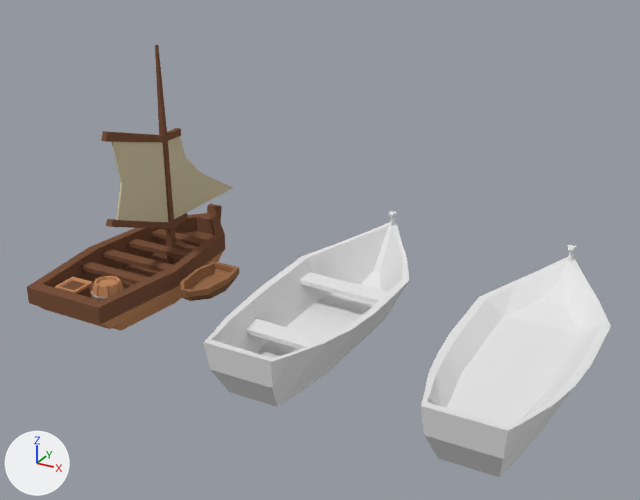
A saved change to the Blender file Models/Blend/Misc/Boat.blend.
Rendered twice from a camera (50 mm lens) standing at (5.16, -5.76, 3.53) and looking at (1.88, 0.2, 0.55). Arrows for +X, +Y and +Z are at lower left; the lights stay in place.

Names of what the first picture shows: 'Boat', 'Cylinder.007_Cylinder.001', 'Cylinder.007_Cylinder.019', 'Sail'.
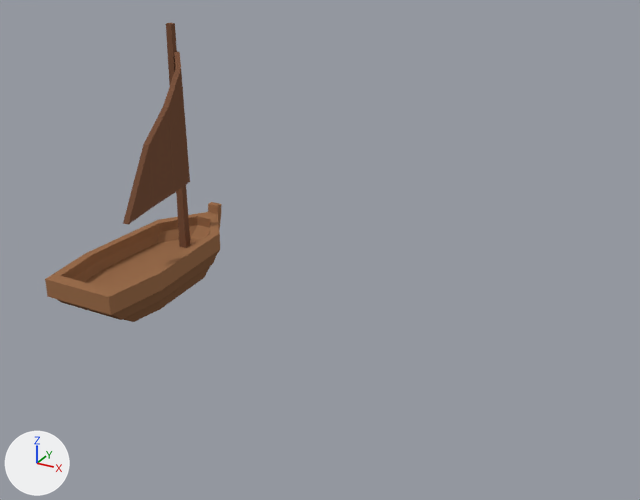
Changed parts and their boxes (x1, y1, x2, y2) in the pictures (640 x 500 px):
'Cylinder.007_Cylinder.019', deleted
    before: (421, 245, 611, 477)
'Sail', deleted (brown)
    before: (27, 45, 233, 331)
    faces in mat_darkwood_001 (brown #7a543f): (27, 45, 225, 324)
    faces in mat_sail (beige #cfc3a2): (111, 136, 233, 222)
    faces in mat_lightwood_001 (orange #c38b62): (39, 249, 225, 331)
'Cylinder.007_Cylinder.001', deleted
    before: (203, 211, 409, 407)
'Boat', reshaped, moved, turned, rescaled, modifiers changed
    before: (180, 261, 240, 301)
    after: (45, 23, 222, 322)
part 1 of me_cube_002, added (brown)
    after: (123, 23, 191, 248)
part 2 of me_cube_002, built on
    before: (181, 262, 240, 299)
    after: (46, 216, 220, 322)

Patch to the scene script:
```diff
--- a/Models/Blend/Misc/Boat.blend.py
+++ b/Models/Blend/Misc/Boat.blend.py
@@ me_cube_002 @@
 # used by ob_boat; location = (0.821, 0.0, 0.0)
-me_cube_002.from_pydata(...)  # 88 vertices, 86 faces; spans x -0.182..0.182, y -0.327..0.341, z -0.002..0.155
+me_cube_002.from_pydata(...)  # 142 vertices, 140 faces; spans x -0.169..0.169, y -0.327..0.341, z -0.002..0.768
+# me_cube_002 part 1: a new loose piece of 36 vertices spanning x -0.124..0.017, y -0.16..0.18, z 0.044..0.768, in mat_darkwood_001 (brown #7a543f)
+# me_cube_002 part 2
+# 14 faces are deleted
+# 6 vertices in x -0.113..0.113, y -0.211..0.265, z 0.036 move by (0.0, 0.0, 0.032)
+# 6 vertices in x -0.118..0.118, y -0.253..0.304, z 0.073 move by (0.0, 0.0, 0.024)
+# 3 vertices in x 0.15..0.164, y 0.098..0.108, z -0.002..0.127 move by (-0.011, 0.038, 0.0)
+# 3 vertices in x -0.164..-0.15, y 0.098..0.108, z -0.002..0.127 move by (0.011, 0.038, 0.0)
+# 12 vertices move from x -0.182..0.182, y 0.101..0.116, z 0.036..0.127 to x -0.169..0.169, y 0.139..0.154, z 0.036..0.127
+# 18 vertices are added at x -0.164..0.164, y -0.284..0.319, z 0.029..0.06
+# 28 new faces join them, mat_darkwood_002 (brown #855e42)
+# 4 new faces join them, mat_wood (brown #9c6f4e)
 me_cube_002.materials.append(mat_darkwood_002)
 me_cube_002.materials.append(mat_wood)
+me_cube_002.materials.append(mat_darkwood_001)  # brown #7a543f
@@ ob_cylinder_007_cylinder_001 @@
-ob_cylinder_007_cylinder_001 = bpy.data.objects.new('Cylinder.007_Cylinder.001', me_cylinder_007_cylinder_003)
-ob_cylinder_007_cylinder_001.location = (1.86, 0.424, 0.0)
-ob_cylinder_007_cylinder_001.rotation_euler = (1.571, 0.0, 0.0)  # degrees (90, 0, 0)
-ob_cylinder_007_cylinder_001.scale = (1.94, 1.94, 1.94)
-_m = ob_cylinder_007_cylinder_001.modifiers.new('Triangulate', 'TRIANGULATE')
@@ ob_cylinder_007_cylinder_019 @@
-ob_cylinder_007_cylinder_019 = bpy.data.objects.new('Cylinder.007_Cylinder.019', me_cylinder_007_cylinder_001)
-ob_cylinder_007_cylinder_019.location = (3.621, 0.424, 0.0)
-ob_cylinder_007_cylinder_019.rotation_euler = (1.571, 0.0, 0.0)  # degrees (90, 0, 0)
-ob_cylinder_007_cylinder_019.scale = (1.94, 1.94, 1.94)
-_m = ob_cylinder_007_cylinder_019.modifiers.new('Triangulate', 'TRIANGULATE')
@@ ob_sail @@
-ob_sail = bpy.data.objects.new('Sail', me_cube_005)
-ob_sail.location = (-0.01, 0.589, -0.12)
-ob_sail.rotation_euler = (0.0, 0.0, -3.142)  # degrees (0, 0, -180)
-ob_sail.scale = (2.63, 2.63, 2.63)
-_m = ob_sail.modifiers.new('Triangulate', 'TRIANGULATE')
@@ ob_boat @@
 ob_boat = bpy.data.objects.new('Boat', me_cube_002)
-ob_boat.location = (0.821, 0.0, 0.0)
+ob_boat.location = (-0.004, 0.34, -0.249)
+ob_boat.rotation_euler = (0.0, 0.0, -3.142)  # degrees (0, 0, -180)
+ob_boat.scale = (2.62, 3.15, 3.15)
+_m = ob_boat.modifiers.new('Triangulate', 'TRIANGULATE')
```
